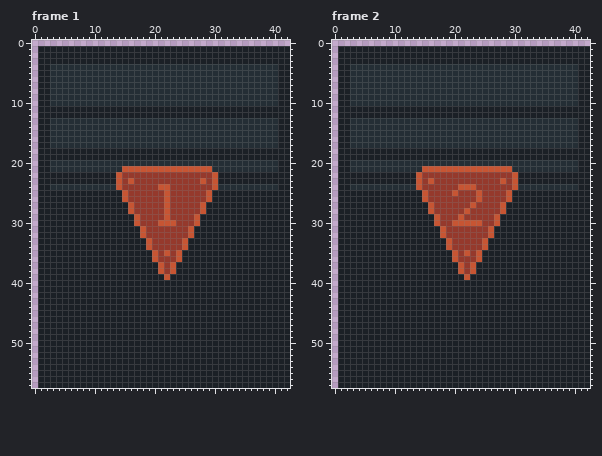
One commit to this pixel-art file: Assets/Art/ProgramCards/Register.aseprite. Above is the file before it was changed.
43x58 pixels, 5 frames. Shown: frame 1, frame 2. The commit also changed other frames, which this record leaves out.
And afterwards:
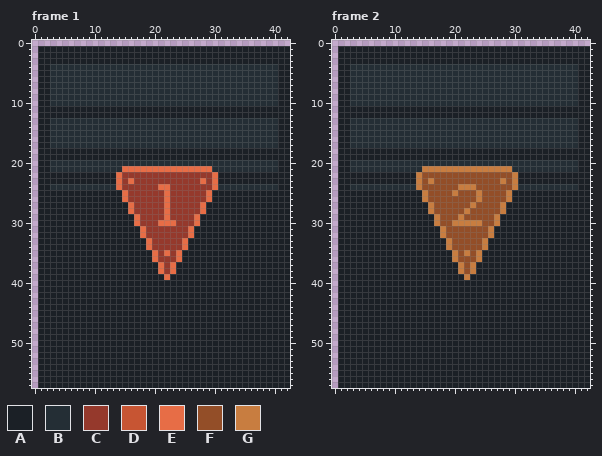
Palette (. is transparent): A #1b2026  B #242e35  C #95392c  D #c75533  E #e76d46  F #934e28  G #c87d40
Change:
Frame 1, layer "Layer 3":
Colour D becomes colour E in row 21 at x 15 to 29; in row 22 at x 14 and 30; in row 23 at x 14, 16, 28 and 30; in row 24 at x 14, 21 to 22 and 30; in rows 25 to 26 at x 15, 22 and 29; in rows 27 to 28 at x 16, 22 and 28.
Colour D becomes colour E in row 29 at x 17, 22 and 27; in row 30 at x 17, 21 to 23 and 27; in rows 31 to 32 at x 18 and 26; in rows 33 to 34 at x 19 and 25; in row 35 at x 20, 22 and 24; in row 36 at x 20 and 24.
Colour D becomes colour E in rows 37 to 38 at x 21 and 23; in row 39 at x 22.
Frame 2, layer "Layer 3":
Colour C becomes colour F in row 22 at x 15 to 29; in row 23 at x 15, 17 to 27 and 29; in row 24 at x 15 to 20 and 24 to 29; in row 25 at x 16 to 19, 21 to 23 and 25 to 28; in row 26 at x 16 to 23 and 25 to 28; in row 27 at x 17 to 22 and 24 to 27.
Colour C becomes colour F in row 28 at x 17 to 21 and 23 to 27; in row 29 at x 18 to 20 and 22 to 26; in row 30 at x 18 to 19 and 25 to 26; in rows 31 to 32 at x 19 to 25; in rows 33 to 34 at x 20 to 24; in row 35 at x 21 and 23.
Colour C becomes colour F in row 36 at x 21 to 23; in rows 37 to 38 at x 22.
Colour D becomes colour G in row 21 at x 15 to 29; in row 22 at x 14 and 30; in row 23 at x 14, 16, 28 and 30; in row 24 at x 14, 21 to 23 and 30; in row 25 at x 15, 20, 24 and 29; in row 26 at x 15, 24 and 29.
Colour D becomes colour G in row 27 at x 16, 23 and 28; in row 28 at x 16, 22 and 28; in row 29 at x 17, 21 and 27; in row 30 at x 17, 20 to 24 and 27; in rows 31 to 32 at x 18 and 26; in rows 33 to 34 at x 19 and 25.
Colour D becomes colour G in row 35 at x 20, 22 and 24; in row 36 at x 20 and 24; in rows 37 to 38 at x 21 and 23; in row 39 at x 22.
